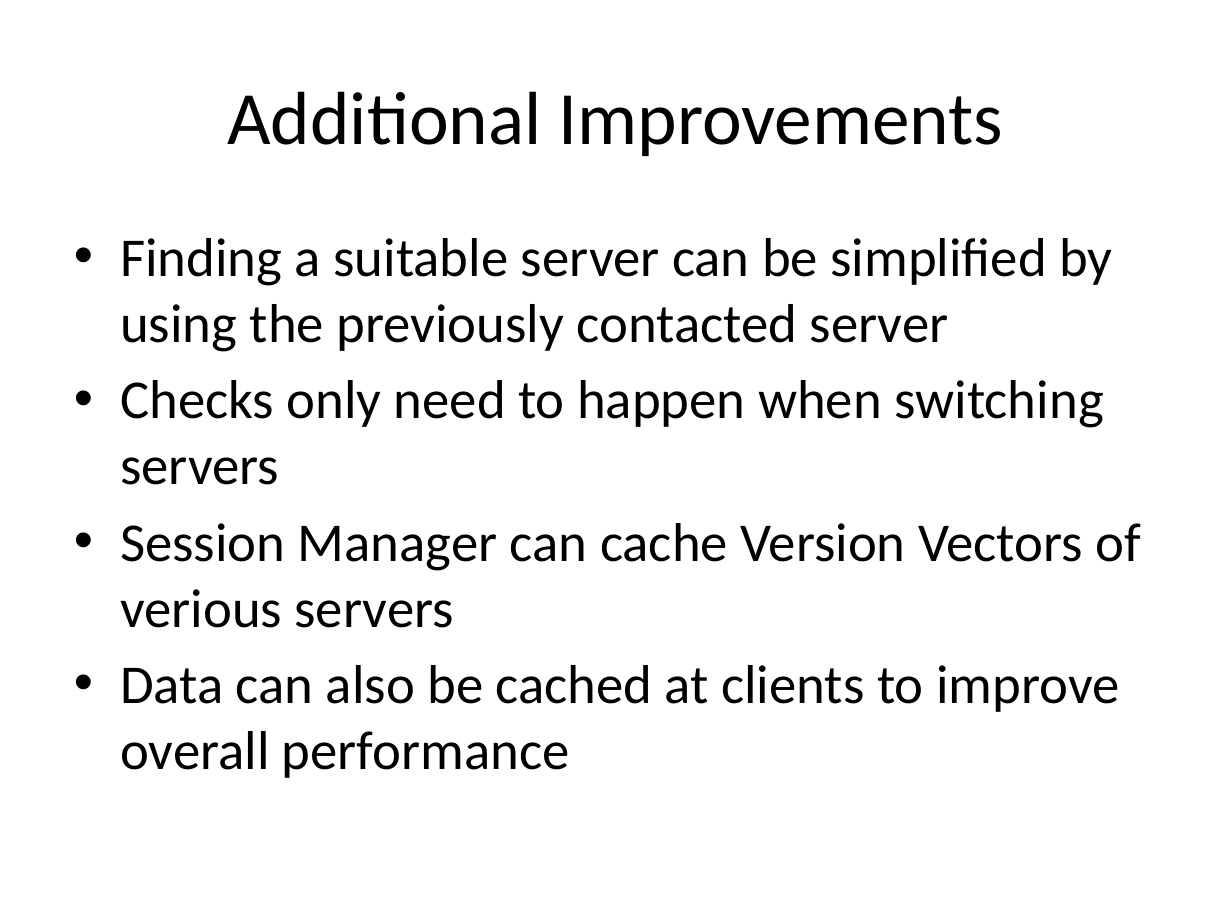
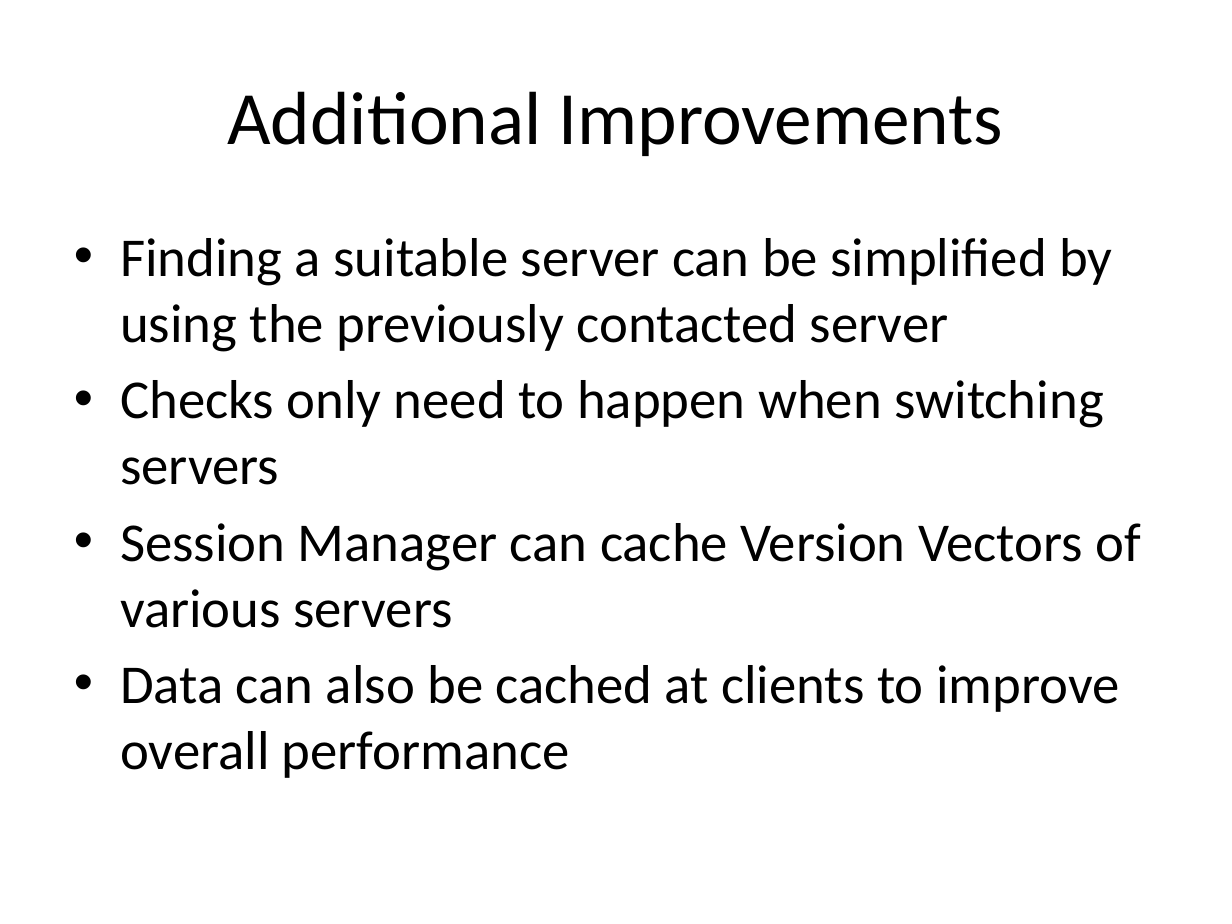
Before and after one commit to balidani/bomberman, a slide deck: slide 27 of presentation/slides_daniel.pptx. Drawn at 1232x924 pixels with LibreOffice and Linux fonts; fonts in the diff are those of the drawing. Boxes give left, top, right and bottom in pixels: in the first picture for what was removed or moved away, otherwise in the second. Text is boxed around its words. In the diff, an @@ line names an element or a change of style, - is before the commit and + after.

```diff
--- a/presentation/slides_daniel.pptx
+++ b/presentation/slides_daniel.pptx
@@ text at box(120, 523, 1141, 628): text changed @@
-• Session Manager can cache Version Vectors of verious servers
+• Session Manager can cache Version Vectors of various servers
```
Also in this commit, not shown: 2 other slides changed, 2 slides added.
